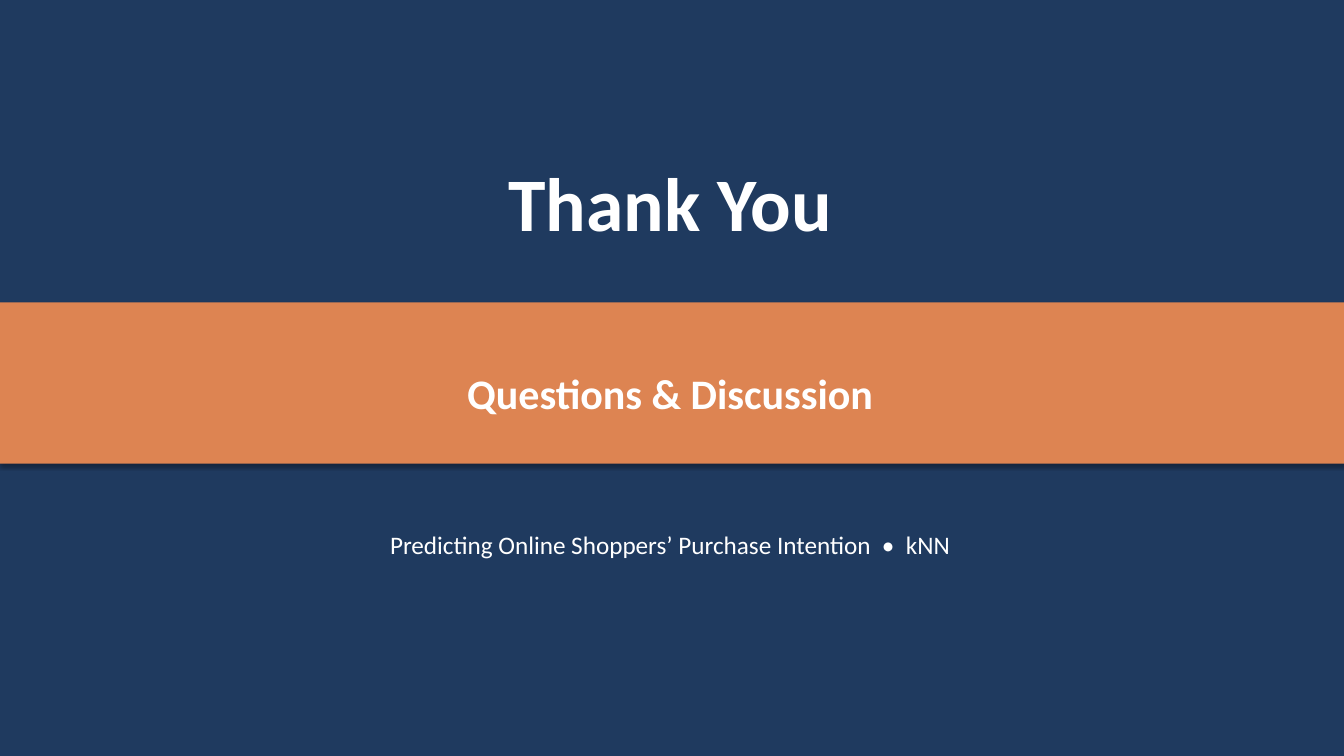
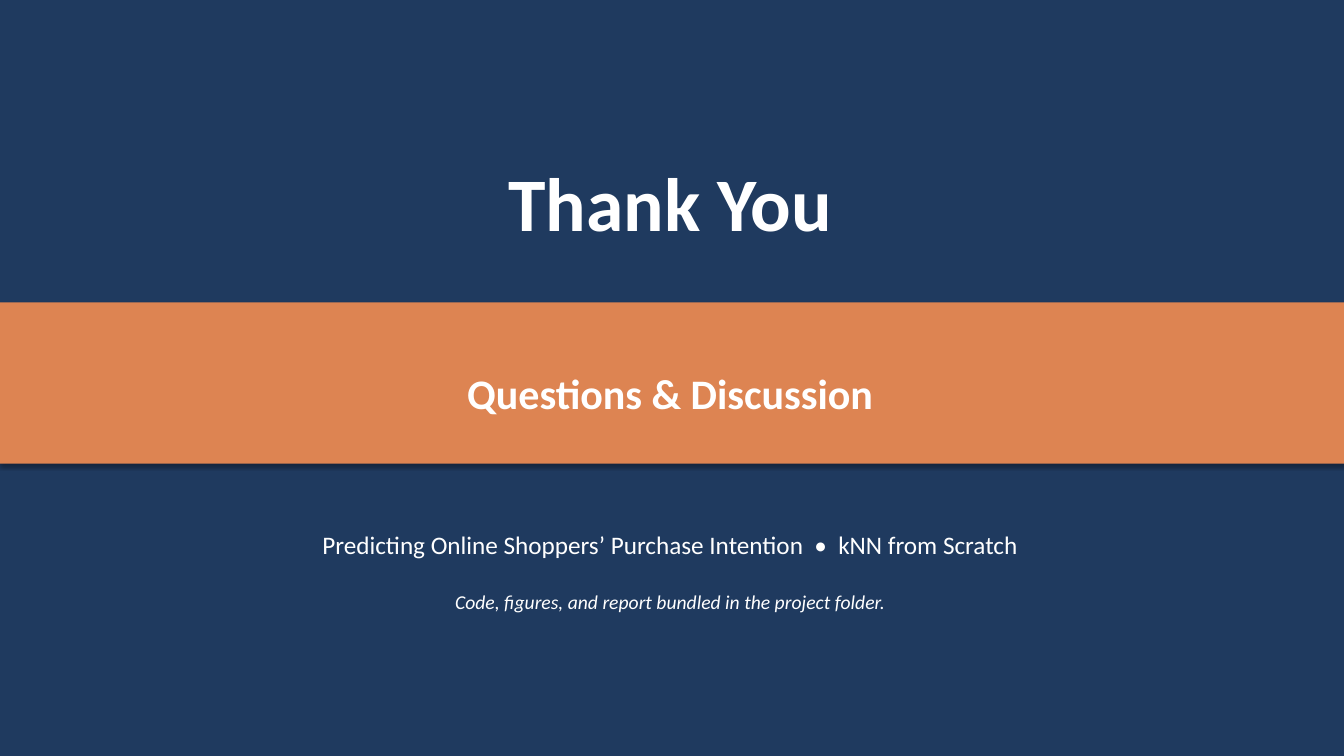
Before and after one commit to RodneeGlenMartin/Capstone-KNN-OnlineShoppers, a slide deck: slide 21 of Capstone_Presentation.pptx. Drawn at 1344x756 pixels with LibreOffice and Linux fonts; fonts in the diff are those of the drawing. Boxes give left, top, right and bottom in pixels: in the first picture for what was removed or moved away, otherwise in the second. Text is boxed around its words. In the diff, an @@ line names an element or a change of style, - is before the commit and + after.

Commit message:
Update capstone presentation and report
Replace updated Capstone_Presentation.pptx and Capstone_Report.docx with revised content and formatting for the final submission. These binary updates include edits to slides and the project report (content/structure/formatting improvements).

```diff
--- a/Capstone_Presentation.pptx
+++ b/Capstone_Presentation.pptx
@@ text at [322,536,1017,559]: text changed @@
-Predicting Online Shoppers’ Purchase Intention • kNN
+Predicting Online Shoppers’ Purchase Intention • kNN from Scratch
@@ text added at [455,595,885,613], 14 pt, text #FFFFFF, italic @@
+Code, figures, and report bundled in the project folder.
```
Also in this commit, not shown: 20 other slides changed, 1 other file.
